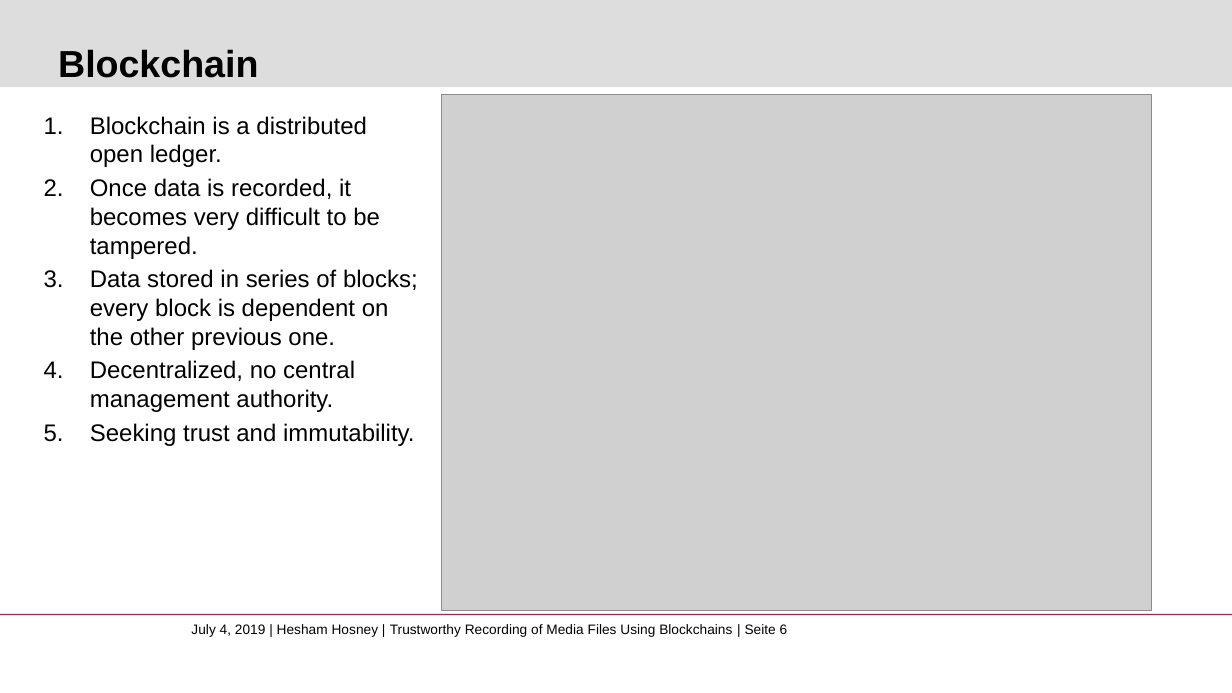
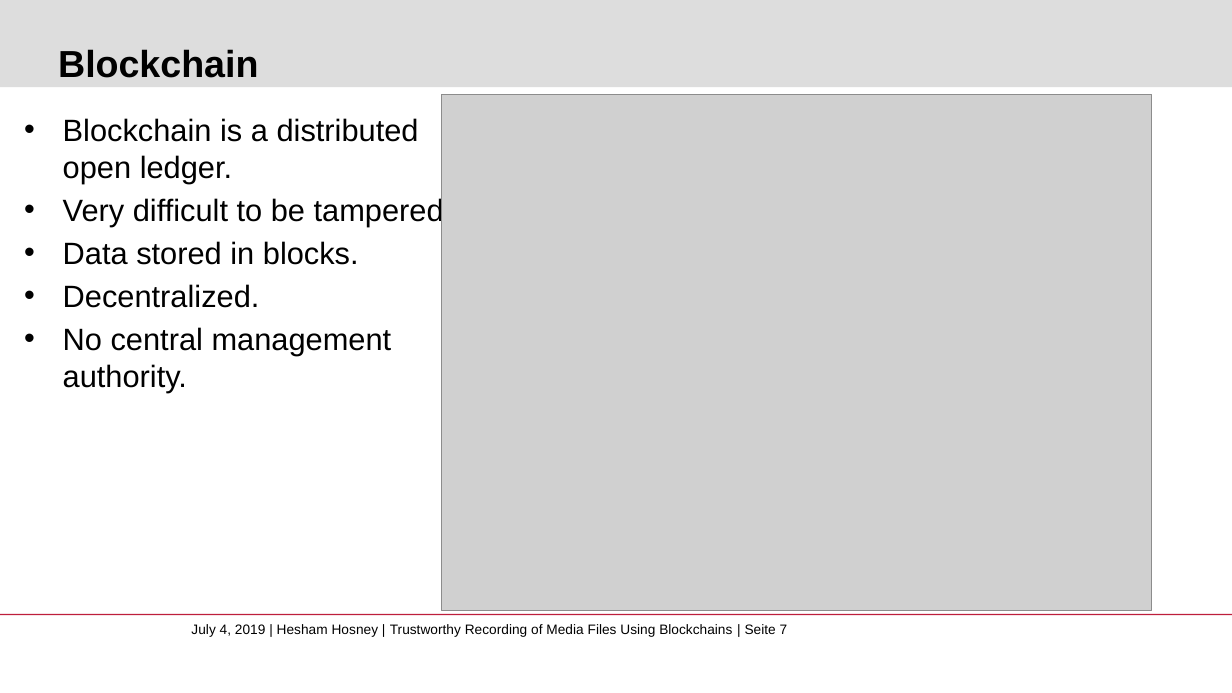
Before and after one commit to whosham/FakeNewsDetection, a slide deck: slide 7 of FakeNewsDetection.pptx (slide 6 before the commit). Drawn at 1232x693 pixels with LibreOffice and Linux fonts; fonts in the diff are those of the drawing; grey boxes stand for pictures; background and template pictures are left out. Boxes give left, top, right and bottom in pixels: in the first picture for what was removed or moved away, otherwise in the second. Text is boxed around its words. In the diff, an @@ line names an element or a change of style, - is before the commit and + after.

```diff
--- a/FakeNewsDetection.pptx
+++ b/FakeNewsDetection.pptx
@@ text "Blockchain is a distributed open ...": place and size @@
-text "Blockchain is a distributed open ..." at (90,116,418,446)
+text "Blockchain is a distributed open ..." at (63,118,453,393)
@@ text at (63,118,419,183): size 14 to 18 pt in "Blockchain is a distributed open ledger."; bullet 1. to • @@
@@ text at (63,196,453,393): text changed; size 14 to 18 pt @@
-2. Once data is recorded, it becomes very difficult to be tampered.
-3. Data stored in series of blocks; every block is dependent on the other previous one.
-4. Decentralized, no central management authority.
-5. Seeking trust and immutability.
+• Very difficult to be tampered.
+• Data stored in blocks.
+• Decentralized.
+• No central management authority.
@@ text at (191,624,788,637): text changed @@
-July 4, 2019 | Hesham Hosney | Trustworthy Recording of Media Files Using Blockchains | Seite 6
+July 4, 2019 | Hesham Hosney | Trustworthy Recording of Media Files Using Blockchains | Seite 7
```
Also in this commit, not shown: 23 other slides changed, 14 slides added, 3 slides removed, 5 other files.
